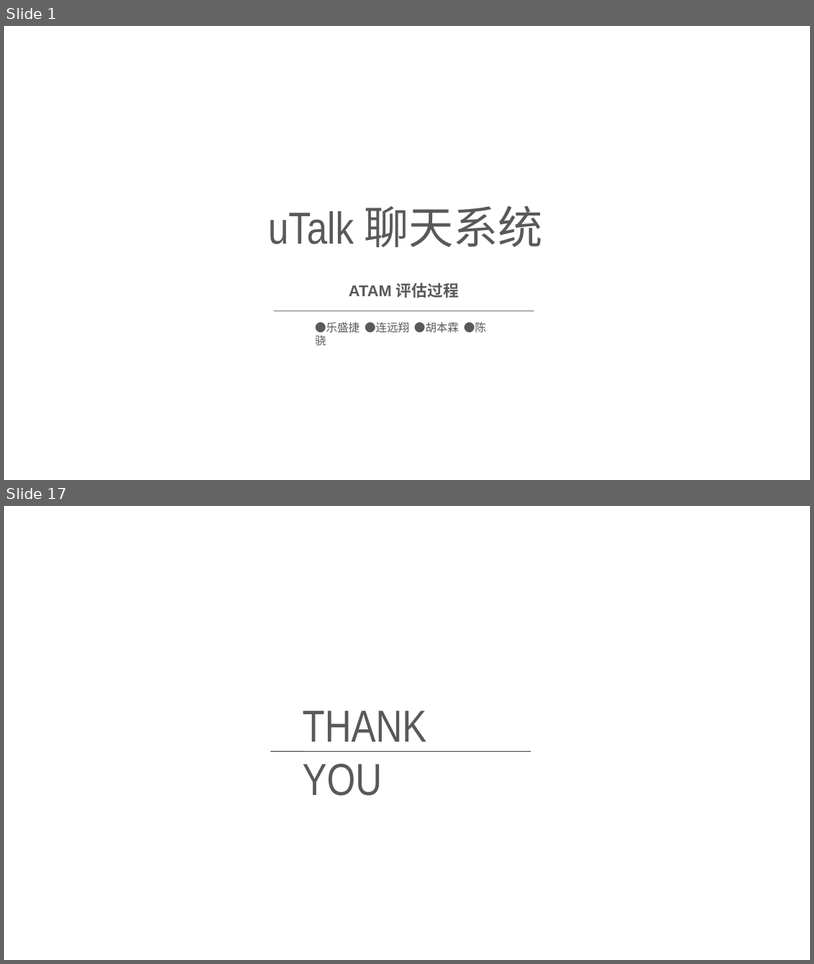
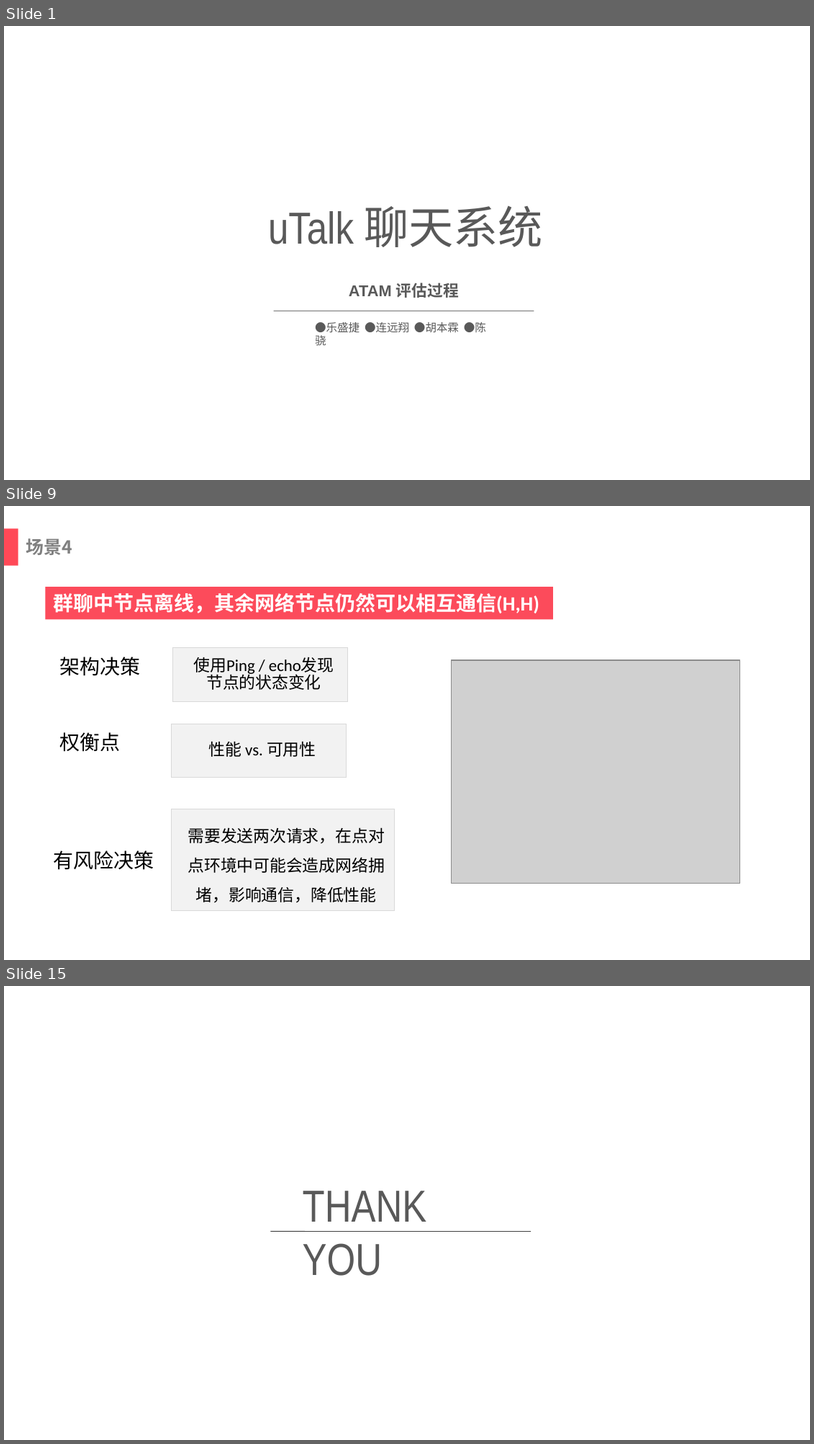
Before and after one commit to Almarduke/ArchitectureBigHomework, a slide deck: PPT/ATAM演示.pptx. Shown one above the other, each under a label of ours: slides 1 and 17 before the commit, slides 1, 9 and 15 after it; the slides between them are not shown. The pictures are 814x964 and 814x1444 pixels, drawn with LibreOffice and Linux fonts; fonts in the diff are those of the drawing; grey boxes stand for pictures; background and template pictures are left out. Boxes give left, top, right and bottom in pixels: in the first picture for what was removed or moved away, otherwise in the second. Text is boxed around its words. In the diff, an @@ line names an element or a change of style, - is before the commit and + after.

```diff
--- a/PPT/ATAM演示.pptx
+++ b/PPT/ATAM演示.pptx
@@ slide 9 added at bbox=[4, 506, 810, 960], background #FFFFFF @@
@@ rectangle added at bbox=[4, 528, 18, 566], fill #FF4957 @@
@@ text added at bbox=[26, 538, 72, 555], 16 pt, text #808080, bold @@
+场景4
@@ rectangle added at bbox=[45, 587, 553, 619], fill #FC4B5B, 18 pt, text #FFFFFF, bold @@
+群聊中节点离线，其余网络节点仍然可以相互通信(H,H)
@@ text added at bbox=[59, 656, 140, 676], 18 pt, text #000000 @@
+架构决策
@@ rectangle added at bbox=[172, 648, 347, 702], fill #F2F2F2, outline #D9D9D9 0.75 pt, 14.7 pt, text #000000 @@
+使用Ping / echo发现节点的状态变化
@@ picture added at bbox=[452, 660, 741, 883] @@
@@ text added at bbox=[59, 732, 120, 752], 18 pt, text #000000 @@
+权衡点
@@ rectangle added at bbox=[172, 723, 347, 777], fill #F2F2F2, outline #D9D9D9 0.75 pt, 14.7 pt, text #000000 @@
+性能 vs. 可用性
@@ rectangle added at bbox=[172, 809, 395, 911], fill #F2F2F2, outline #D9D9D9 0.75 pt, 14.7 pt, text #000000 @@
+需要发送两次请求，在点对点环境中可能会造成网络拥堵，影响通信，降低性能
@@ text added at bbox=[53, 850, 154, 870], 18 pt, text #000000 @@
+有风险决策
@@ what was slide 17 is now slide 15 @@
```
Also in this commit, not shown: 5 slides changed, 7 other slides added, 27 slides removed, 1 other file.
